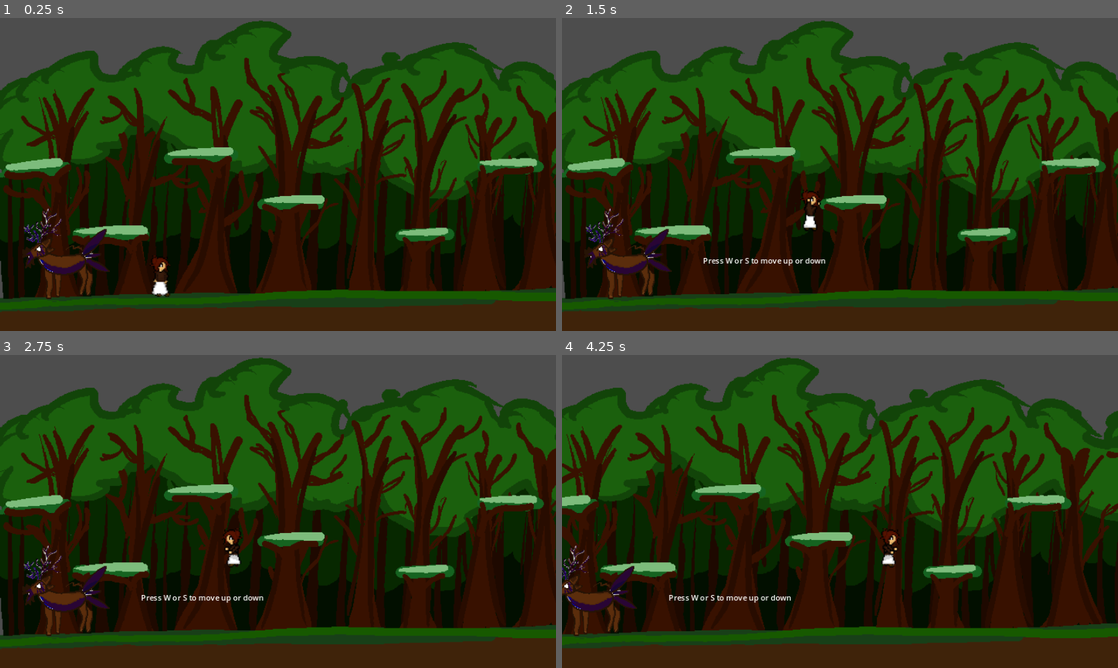
Above: before the commit, frames 1-4 (two rows, left to right).
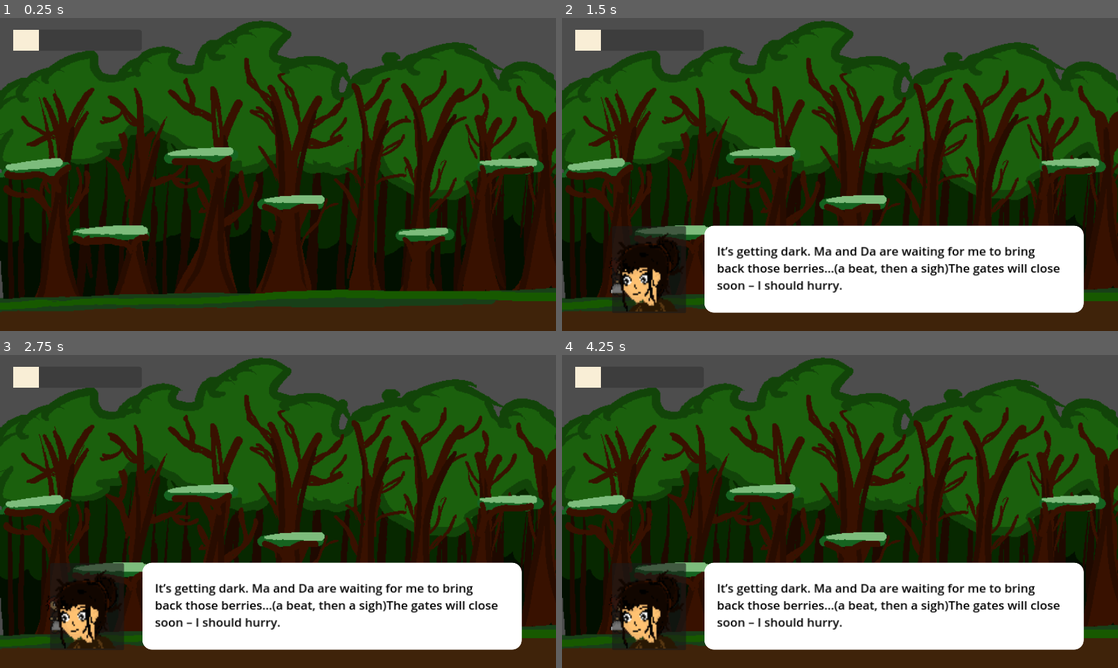
Above: after the commit, the same moments.

Repository: steve8D/Team12GameDev
Game: Godot game, scene res://assets/scenes/prologue.tscn
Same seed, same stepped clock (60 frames per second), same inputs: the game is played once before the commit and once after it.
Inputs:
- Up to frame 1 (0.25 s): no input
- Up to frame 2 (1.5 s): tap Enter at 0.5 s; hold E (pick_up_item, bound only after the commit) 0.53-1.28 s; hold D (move_right) from 0.53 s (still down); tap W (jump_up) at 0.77, 1.25 s; tap 1 (use_slot1, bound only after the commit) at 0.8, 1.35 s
- Up to frame 3 (2.75 s): tap W (jump_up) at 1.52, 2 s; tap 2 (use_slot2, bound only after the commit) at 1.55, 2.1 s; release D (move_right) at 2.03 s; hold A (move_left) from 2.03 s (still down); tap 3 (use_slot3, bound only after the commit) at 2.3 s
- Up to frame 4 (4.25 s): tap W (jump_up) at 2.75, 3.02, 3.5, 3.77 s; release A (move_left) at 2.78 s; hold D (move_right) from 2.78 s (still down); tap 3 (use_slot3, bound only after the commit) at 2.85 s; tap 4 (use_slot4, bound only after the commit) at 3.05, 3.6 s; hold E (pick_up_item, bound only after the commit) from 3.53 s (still down)

The runs differ from the first frame. In frame 1, 1.9% of the frame differs, in the area x 2-31%, y 3-90%; in frame 2, 22%; in frame 3, 22%; in frame 4, 61%, in the area x 0-100%, y 0-95%.

Commit message:
Inventory demo showcase (#6)
* Rebased current bracnh to main

* pushing commit

* Completed inventory_demo scene to show how inventory is implemented in the game

Diff:
--- a/assets/scenes/demos/dialogue/dialogue_demo.tscn
+++ b/assets/scenes/demos/dialogue/dialogue_demo.tscn
@@ -1,7 +1,7 @@
 [gd_scene load_steps=8 format=3 uid="uid://bu36u7heeikt1"]
 
 [ext_resource type="PackedScene" uid="uid://civnl8y32q1la" path="res://assets/scenes/gameplay/dialogue-box.tscn" id="1_ieblf"]
-[ext_resource type="Script" path="res://scenes/demos/dialogue/player.gd" id="2_32wso"]
+[ext_resource type="Script" path="res://assets/scenes/demos/dialogue/player.gd" id="2_32wso"]
 [ext_resource type="LabelSettings" uid="uid://b8jccqmt5m22p" path="res://assets/scenes/demos/dialogue/text-font-example.tres" id="4_70lgp"]
 [ext_resource type="LabelSettings" uid="uid://cn1kj6c4x1gfw" path="res://assets/scenes/demos/dialogue/text-font-example2.tres" id="5_vb8j4"]
 
--- /dev/null
+++ b/assets/scenes/demos/inventory/example_item.tscn
@@ -0,0 +1,27 @@
+[gd_scene load_steps=4 format=3 uid="uid://ckcjrr7wrj4hw"]
+
+[ext_resource type="Script" path="res://assets/scenes/demos/inventory/item.gd" id="1_dkxry"]
+[ext_resource type="Texture2D" uid="uid://dvjlwl6nr8k4b" path="res://assets/scenes/demos/inventory/Item__29.png" id="1_gmoum"]
+
+[sub_resource type="CapsuleShape2D" id="CapsuleShape2D_n8eci"]
+height = 48.1705
+
+[node name="Area2D" type="Area2D"]
+disable_mode = 1
+script = ExtResource("1_dkxry")
+
+[node name="CollisionShape2D" type="CollisionShape2D" parent="."]
+position = Vector2(29, 1)
+rotation = -0.56776
+shape = SubResource("CapsuleShape2D_n8eci")
+
+[node name="TextureRect" type="TextureRect" parent="."]
+z_index = -1
+offset_left = 10.0
+offset_top = -17.0
+offset_right = 50.0
+offset_bottom = 23.0
+texture = ExtResource("1_gmoum")
+
+[connection signal="body_entered" from="." to="." method="_on_body_entered"]
+[connection signal="body_exited" from="." to="." method="_on_body_exited"]
--- /dev/null
+++ b/assets/scenes/demos/inventory/inventory_demo.tscn
@@ -0,0 +1,58 @@
+[gd_scene load_steps=6 format=3 uid="uid://d2ef1t13ehhvo"]
+
+[ext_resource type="PackedScene" uid="uid://ch7xo0dpl8e8x" path="res://assets/scenes/gameplay/prologue_background.tscn" id="1_m8d0f"]
+[ext_resource type="PackedScene" uid="uid://bhe8p5ocxdjso" path="res://assets/scenes/gameplay/inventory.tscn" id="2_q3mkv"]
+[ext_resource type="PackedScene" uid="uid://bdpbh55ppipts" path="res://assets/scenes/gameplay/stamina_bar.tscn" id="2_u485a"]
+[ext_resource type="PackedScene" uid="uid://bsrxicjxex5nc" path="res://assets/scenes/gameplay/player.tscn" id="3_ulbts"]
+[ext_resource type="PackedScene" uid="uid://ckcjrr7wrj4hw" path="res://assets/scenes/demos/inventory/example_item.tscn" id="4_6qhy1"]
+
+[node name="inventory" type="Node2D"]
+
+[node name="ParallaxBackground" parent="." instance=ExtResource("1_m8d0f")]
+
+[node name="CanvasLayer" type="CanvasLayer" parent="."]
+
+[node name="StaminaBar" parent="CanvasLayer" instance=ExtResource("2_u485a")]
+
+[node name="Inventory HUD" parent="CanvasLayer" instance=ExtResource("2_q3mkv")]
+offset_left = -1162.0
+offset_top = 7.0
+offset_right = -1162.0
+
+[node name="player" parent="." instance=ExtResource("3_ulbts")]
+position = Vector2(-1.00012, 541)
+collision_layer = 3
+
+[node name="Item" parent="." instance=ExtResource("4_6qhy1")]
+position = Vector2(205, 554)
+itemName = "Mana Potion"
+
+[node name="Item2" parent="." instance=ExtResource("4_6qhy1")]
+position = Vector2(145, 550)
+itemName = "Mana Potion"
+
+[node name="Item3" parent="." instance=ExtResource("4_6qhy1")]
+position = Vector2(258, 556)
+itemName = "Mana Potion"
+
+[node name="Item4" parent="." instance=ExtResource("4_6qhy1")]
+position = Vector2(306, 554)
+itemName = "Mana Potion"
+
+[node name="Item5" parent="." instance=ExtResource("4_6qhy1")]
+position = Vector2(358, 551)
+itemName = "Mana Potion"
+
+[connection signal="itemConsumed" from="CanvasLayer/Inventory HUD" to="player" method="_on_inventory_hud_item_consumed"]
+[connection signal="itemPickedUp" from="CanvasLayer/Inventory HUD" to="Item" method="_on_inventory_hud_item_picked_up"]
+[connection signal="itemPickedUp" from="CanvasLayer/Inventory HUD" to="Item2" method="_on_inventory_hud_item_picked_up"]
+[connection signal="itemPickedUp" from="CanvasLayer/Inventory HUD" to="Item3" method="_on_inventory_hud_item_picked_up"]
+[connection signal="itemPickedUp" from="CanvasLayer/Inventory HUD" to="Item4" method="_on_inventory_hud_item_picked_up"]
+[connection signal="itemPickedUp" from="CanvasLayer/Inventory HUD" to="Item5" method="_on_inventory_hud_item_picked_up"]
+[connection signal="playerStaminaIncreased" from="player" to="CanvasLayer/Inventory HUD" method="_on_player_player_stamina_increased"]
+[connection signal="staminaValue" from="player" to="CanvasLayer/StaminaBar" method="updateStaminaUI"]
+[connection signal="itemPickedUp" from="Item" to="CanvasLayer/Inventory HUD" method="_on_item_item_picked_up"]
+[connection signal="itemPickedUp" from="Item2" to="CanvasLayer/Inventory HUD" method="_on_item_item_picked_up"]
+[connection signal="itemPickedUp" from="Item3" to="CanvasLayer/Inventory HUD" method="_on_item_item_picked_up"]
+[connection signal="itemPickedUp" from="Item4" to="CanvasLayer/Inventory HUD" method="_on_item_item_picked_up"]
+[connection signal="itemPickedUp" from="Item5" to="CanvasLayer/Inventory HUD" method="_on_item_item_picked_up"]
--- /dev/null
+++ b/assets/scenes/demos/inventory/item.gd
@@ -0,0 +1,18 @@
+extends Area2D
+
+signal itemPickedUp(itemName)
+
+@export var itemName = ""
+var itemIsInRange = false
+
+func _process(delta):
+	if Input.is_action_pressed("pick_up_item") and itemIsInRange and is_visible():
+		itemPickedUp.emit(itemName)
+		# handle what happens when inventory is full in the future
+		hide()
+
+func _on_body_entered(body):
+	itemIsInRange = true
+
+func _on_body_exited(body):
+	itemIsInRange = false
--- /dev/null
+++ b/assets/scenes/gameplay/inventory.tscn
@@ -0,0 +1,120 @@
+[gd_scene load_steps=5 format=3 uid="uid://bhe8p5ocxdjso"]
+
+[ext_resource type="Script" path="res://scripts/gameplay/inventory.gd" id="1_hpeuj"]
+[ext_resource type="Texture2D" uid="uid://dvjlwl6nr8k4b" path="res://assets/scenes/demos/inventory/Item__29.png" id="2_h57y1"]
+
+[sub_resource type="StyleBoxFlat" id="StyleBoxFlat_xw70v"]
+corner_radius_top_left = 40
+corner_radius_top_right = 10
+corner_radius_bottom_right = 10
+corner_radius_bottom_left = 40
+
+[sub_resource type="StyleBoxFlat" id="StyleBoxFlat_02dyx"]
+bg_color = Color(1, 0.231373, 0.686275, 1)
+corner_radius_top_left = 20
+corner_radius_top_right = 20
+corner_radius_bottom_right = 20
+corner_radius_bottom_left = 20
+corner_detail = 20
+
+[node name="Control" type="Control"]
+layout_mode = 3
+anchors_preset = 1
+anchor_left = 1.0
+anchor_right = 1.0
+offset_left = -1160.0
+offset_top = 1.0
+offset_right = -1160.0
+offset_bottom = 1.0
+grow_horizontal = 0
+script = ExtResource("1_hpeuj")
+
+[node name="Slot1" type="Panel" parent="."]
+layout_mode = 0
+offset_left = 1000.0
+offset_top = 61.0
+offset_right = 1052.0
+offset_bottom = 114.0
+theme_override_styles/panel = SubResource("StyleBoxFlat_xw70v")
+
+[node name="InventoryIcon" type="TextureRect" parent="Slot1"]
+visible = false
+layout_mode = 0
+offset_left = 9.0
+offset_top = 8.0
+offset_right = 46.0
+offset_bottom = 45.0
+texture = ExtResource("2_h57y1")
+
+[node name="Slot2" type="Panel" parent="."]
+layout_mode = 0
+offset_left = 1102.0
+offset_top = 13.0
+offset_right = 1154.0
+offset_bottom = 66.0
+rotation = 1.5708
+theme_override_styles/panel = SubResource("StyleBoxFlat_xw70v")
+
+[node name="InventoryIcon" type="TextureRect" parent="Slot2"]
+visible = false
+layout_mode = 0
+offset_left = 6.00018
+offset_top = 45.0
+offset_right = 46.0002
+offset_bottom = 85.0
+rotation = 4.71239
+texture = ExtResource("2_h57y1")
+
+[node name="Slot3" type="Panel" parent="."]
+layout_mode = 0
+offset_left = 1151.0
+offset_top = 114.0
+offset_right = 1203.0
+offset_bottom = 167.0
+rotation = -3.14159
+theme_override_styles/panel = SubResource("StyleBoxFlat_xw70v")
+
+[node name="InventoryIcon" type="TextureRect" parent="Slot3"]
+visible = false
+layout_mode = 0
+offset_left = 45.0
+offset_top = 45.9999
+offset_right = 82.0
+offset_bottom = 82.9999
+rotation = 3.14159
+texture = ExtResource("2_h57y1")
+
+[node name="Slot4" type="Panel" parent="."]
+layout_mode = 0
+offset_left = 1049.0
+offset_top = 164.0
+offset_right = 1101.0
+offset_bottom = 217.0
+rotation = -1.5708
+theme_override_styles/panel = SubResource("StyleBoxFlat_xw70v")
+
+[node name="InventoryIcon" type="TextureRect" parent="Slot4"]
+visible = false
+layout_mode = 0
+offset_left = 48.0
+offset_top = 6.00012
+offset_right = 88.0
+offset_bottom = 46.0001
+rotation = -4.71239
+texture = ExtResource("2_h57y1")
+
+[node name="CenterSlot" type="Panel" parent="."]
+layout_mode = 0
+offset_left = 1048.0
+offset_top = 59.0
+offset_right = 1103.0
+offset_bottom = 115.0
+theme_override_styles/panel = SubResource("StyleBoxFlat_02dyx")
+
+[node name="TextureRect4" type="TextureRect" parent="CenterSlot"]
+visible = false
+layout_mode = 0
+offset_left = -1048.0
+offset_top = -59.0
+offset_right = -1008.0
+offset_bottom = -19.0
--- /dev/null
+++ b/assets/scenes/gameplay/player.tscn
@@ -0,0 +1,31 @@
+[gd_scene load_steps=4 format=3 uid="uid://bsrxicjxex5nc"]
+
+[ext_resource type="Script" path="res://scripts/gameplay/player_movement.gd" id="1_mp6qg"]
+[ext_resource type="SpriteFrames" uid="uid://mscqk7s1lcso" path="res://assets/sprites/player/farren.tres" id="2_unfgm"]
+
+[sub_resource type="RectangleShape2D" id="RectangleShape2D_vwcwx"]
+size = Vector2(4.59339, 0.855126)
+
+[node name="player" type="CharacterBody2D"]
+position = Vector2(-757, 551)
+scale = Vector2(0.994953, 0.950902)
+collision_layer = 2
+collision_mask = 3
+script = ExtResource("1_mp6qg")
+
+[node name="CollisionShape2D" type="CollisionShape2D" parent="."]
+position = Vector2(75.3805, 31.549)
+scale = Vector2(10.0652, 13.5797)
+shape = SubResource("RectangleShape2D_vwcwx")
+
+[node name="Camera2D" type="Camera2D" parent="."]
+position = Vector2(-28.1418, -56.7882)
+limit_left = 0
+limit_right = 1700
+limit_bottom = 650
+editor_draw_limits = true
+
+[node name="AnimatedSprite2D" type="AnimatedSprite2D" parent="."]
+position = Vector2(75.3804, -8.41309)
+scale = Vector2(2.50136, 2.50136)
+sprite_frames = ExtResource("2_unfgm")
--- /dev/null
+++ b/assets/scenes/gameplay/stamina_bar.tscn
@@ -0,0 +1,16 @@
+[gd_scene load_steps=3 format=3 uid="uid://bdpbh55ppipts"]
+
+[ext_resource type="Script" path="res://scripts/gameplay/StaminaBar.gd" id="1_opfyv"]
+
+[sub_resource type="StyleBoxFlat" id="StyleBoxFlat_fmg0r"]
+bg_color = Color(0.976471, 0.933333, 0.839216, 1)
+
+[node name="StaminaBar" type="ProgressBar"]
+offset_left = 27.0
+offset_top = 24.0
+offset_right = 294.0
+offset_bottom = 68.0
+theme_override_styles/fill = SubResource("StyleBoxFlat_fmg0r")
+value = 20.0
+show_percentage = false
+script = ExtResource("1_opfyv")
--- a/assets/scenes/prologue.tscn
+++ b/assets/scenes/prologue.tscn
@@ -8,7 +8,8 @@
 [ext_resource type="SpriteFrames" uid="uid://mscqk7s1lcso" path="res://assets/sprites/player/farren.tres" id="4_6rubt"]
 [ext_resource type="Script" path="res://scripts/scene/TooltipLabel.gd" id="5_0jfxi"]
 [ext_resource type="PackedScene" uid="uid://civnl8y32q1la" path="res://assets/scenes/gameplay/dialogue-box.tscn" id="5_hu444"]
-[ext_resource type="Script" path="res://scripts/gameplay/StaminaBar.gd" id="6_pyji4"]
+[ext_resource type="PackedScene" uid="uid://bdpbh55ppipts" path="res://assets/scenes/gameplay/stamina_bar.tscn" id="9_3ppvt"]
+[ext_resource type="PackedScene" uid="uid://bhe8p5ocxdjso" path="res://assets/scenes/gameplay/inventory.tscn" id="10_ogjhq"]
 
 [sub_resource type="AnimationLibrary" id="AnimationLibrary_epvd2"]
 _data = {
@@ -22,23 +23,22 @@
 [sub_resource type="RectangleShape2D" id="RectangleShape2D_31fx1"]
 size = Vector2(150.75, 143)
 
-[sub_resource type="StyleBoxFlat" id="StyleBoxFlat_fmg0r"]
-bg_color = Color(0.976471, 0.933333, 0.839216, 1)
-
 [node name="Game" type="Node2D"]
 position = Vector2(444, -2)
 
 [node name="Background" parent="." instance=ExtResource("1_0mlr8")]
 
 [node name="AnimationPlayer" type="AnimationPlayer" parent="."]
+autoplay = "frame1"
 libraries = {
 "": SubResource("AnimationLibrary_epvd2")
 }
 
 [node name="Corrupted Beast" parent="." instance=ExtResource("2_b1q20")]
+position = Vector2(-602, 555)
 
 [node name="player" type="CharacterBody2D" parent="."]
-position = Vector2(-185, 544)
+position = Vector2(-402, 546)
 scale = Vector2(0.994953, 0.950902)
 collision_layer = 2
 collision_mask = 3
@@ -51,6 +51,7 @@
 
 [node name="Camera2D" type="Camera2D" parent="player"]
 position = Vector2(-28.1418, -56.7882)
+offset = Vector2(-2.35703e-11, 0)
 limit_left = 0
 limit_right = 1700
 limit_bottom = 650
@@ -91,28 +92,23 @@
 visible = false
 
 [node name="Player Hud" type="CanvasLayer" parent="."]
-visible = false
 
-[node name="StaminaBar" type="ProgressBar" parent="Player Hud"]
-offset_left = 27.0
-offset_top = 24.0
-offset_right = 294.0
-offset_bottom = 68.0
-theme_override_styles/fill = SubResource("StyleBoxFlat_fmg0r")
-value = 20.0
-show_percentage = false
-script = ExtResource("6_pyji4")
+[node name="StaminaBar" parent="Player Hud" instance=ExtResource("9_3ppvt")]
 
 [node name="Quest" type="Label" parent="Player Hud"]
 visible = false
-offset_left = 938.0
-offset_top = 22.0
-offset_right = 1209.0
-offset_bottom = 62.0
+offset_left = 27.0
+offset_top = 95.0
+offset_right = 309.0
+offset_bottom = 147.0
 text = "Get outta there!
 QUEST TARGET: REACH THE VILLAGE!
 "
-horizontal_alignment = 2
 vertical_alignment = 1
 
+[node name="Inventory" parent="Player Hud" instance=ExtResource("10_ogjhq")]
+offset_left = -10.0
+offset_right = 30.0
+
 [connection signal="body_entered" from="ToolTip2 Collider Area" to="ToolTip2 Collider Area/Tooltip2" method="_on_area_2d_body_entered"]
+[connection signal="itemConsumed" from="Player Hud/Inventory" to="player" method="_on_inventory_hud_item_consumed"]
--- a/project.godot
+++ b/project.godot
@@ -17,7 +17,7 @@
 
 [display]
 
-window/size/mode=2
+window/size/resizable=false
 window/stretch/mode="canvas_items"
 window/stretch/aspect="expand"
 
@@ -52,8 +52,33 @@
 "events": [Object(InputEventKey,"resource_local_to_scene":false,"resource_name":"","device":0,"window_id":0,"alt_presse …(181 unchanged characters)…
 ]
 }
+pick_up_item={
+"deadzone": 0.5,
+"events": [Object(InputEventKey,"resource_local_to_scene":false,"resource_name":"","device":-1,"window_id":0,"alt_pressed":false,"shift_pressed":false,"ctrl_pressed":false,"meta_pressed":false,"pressed":false,"keycode":0,"physical_keycode":69,"key_label":0,"unicode":101,"echo":false,"script":null)
+]
+}
 close_dialogue={
 "deadzone": 0.5,
 "events": [Object(InputEventKey,"resource_local_to_scene":false,"resource_name":"","device":0,"window_id":0,"alt_pressed":false,"shift_pressed":false,"ctrl_pressed":false,"meta_pressed":false,"pressed":false,"keycode":0,"physical_keycode":32,"key_label":0,"unicode":0,"echo":false,"script":null)
 ]
 }
+use_slot1={
+"deadzone": 0.5,
+"events": [Object(InputEventKey,"resource_local_to_scene":false,"resource_name":"","device":0,"window_id":0,"alt_pressed":false,"shift_pressed":false,"ctrl_pressed":false,"meta_pressed":false,"pressed":false,"keycode":0,"physical_keycode":49,"key_label":0,"unicode":0,"echo":false,"script":null)
+]
+}
+use_slot2={
+"deadzone": 0.5,
+"events": [Object(InputEventKey,"resource_local_to_scene":false,"resource_name":"","device":0,"window_id":0,"alt_pressed":false,"shift_pressed":false,"ctrl_pressed":false,"meta_pressed":false,"pressed":false,"keycode":0,"physical_keycode":50,"key_label":0,"unicode":0,"echo":false,"script":null)
+]
+}
+use_slot3={
+"deadzone": 0.5,
+"events": [Object(InputEventKey,"resource_local_to_scene":false,"resource_name":"","device":0,"window_id":0,"alt_pressed":false,"shift_pressed":false,"ctrl_pressed":false,"meta_pressed":false,"pressed":false,"keycode":0,"physical_keycode":51,"key_label":0,"unicode":0,"echo":false,"script":null)
+]
+}
+use_slot4={
+"deadzone": 0.5,
+"events": [Object(InputEventKey,"resource_local_to_scene":false,"resource_name":"","device":0,"window_id":0,"alt_pressed":false,"shift_pressed":false,"ctrl_pressed":false,"meta_pressed":false,"pressed":false,"keycode":0,"physical_keycode":52,"key_label":0,"unicode":0,"echo":false,"script":null)
+]
+}
--- /dev/null
+++ b/scripts/gameplay/ManaPotion.gd
@@ -0,0 +1,4 @@
+class_name ManaPotion
+
+static var staminaRecoverAmount = 20
+static var itemIconPath = "res://assets/scenes/demos/inventory/Item__29.png"
--- /dev/null
+++ b/scripts/gameplay/inventory.gd
@@ -0,0 +1,58 @@
+extends Control
+
+# The inventory Slots store the scripts of the item, see lookUpItemType()
+@onready var inventorySlots = {1: null, 2: null, 3: null, 4: null}
+var consuming_slot = 0
+signal itemPickedUp(item)
+signal itemConsumed(item)
+
+func _process(delta):
+	if Input.is_action_just_pressed("use_slot1"):
+		if inventorySlots[1] != null:
+			consuming_slot = 1
+			itemConsumed.emit(inventorySlots[1])
+	elif Input.is_action_just_pressed("use_slot2"):
+		if inventorySlots[2] != null:
+			consuming_slot = 2
+			itemConsumed.emit(inventorySlots[2])
+	elif Input.is_action_just_pressed("use_slot3"):
+		if inventorySlots[3] != null:
+			consuming_slot = 3
+			itemConsumed.emit(inventorySlots[3])
+	elif Input.is_action_just_pressed("use_slot4"):
+		if inventorySlots[4] != null:
+			consuming_slot = 4
+			itemConsumed.emit(inventorySlots[4])
+
+func isInventoryFull():
+	for i in inventorySlots:
+		if inventorySlots[i] == null:
+			return i
+	return 0
+
+func lookUpItemType(itemName):
+	var info
+	# this function will grow as we add more item, consider adding a class to handle this
+	if itemName == "Mana Potion":
+		info = load("res://scripts/gameplay/ManaPotion.gd")
+	return info
+
+func addItemToInventory(slot, item):
+	inventorySlots[slot] = item
+	var slotPath = "Slot%s/InventoryIcon" % slot
+	var icon = get_node(slotPath)
+	icon.visible = true
+	icon.texture = load(item.itemIconPath)
+
+func _on_item_item_picked_up(itemName):
+	var availableSlot = isInventoryFull()
+	if availableSlot != 0:
+		var item = lookUpItemType(itemName)
+		addItemToInventory(availableSlot, item)
+
+
+func _on_player_player_stamina_increased():
+	inventorySlots[consuming_slot] = null
+	var slotPath = "Slot%s/InventoryIcon" %consuming_slot
+	var icon = get_node(slotPath)
+	icon.visible = false
--- /dev/null
+++ b/scripts/gameplay/playerStatsManager.gd
@@ -0,0 +1,11 @@
+extends Node
+
+
+# Called when the node enters the scene tree for the first time.
+func _ready():
+	pass # Replace with function body.
+
+
+# Called every frame. 'delta' is the elapsed time since the previous frame.
+func _process(delta):
+	pass
--- a/scripts/gameplay/player_movement.gd
+++ b/scripts/gameplay/player_movement.gd
@@ -12,12 +12,14 @@
 const RUNNING_STAMINA_COST = 50
 const STAMINA_RECOVERY_RATE = 20
 const JUMP_STAMINA_COST = 20
+const PLAYER_MAX_STAMINA = 100
 
 # File variables
 var stamina = 100
 var sprinting = false
 var state = MOVE_SET.STANDING
-signal staminaValue(value)
+signal staminaValue(value) # connects to StaminaBar HUD
+signal playerStaminaIncreased() # connects to Inventory HUD
 var gravity = ProjectSettings.get_setting("physics/2d/default_gravity")
 @onready var _animation_player = $AnimatedSprite2D
 
@@ -95,3 +97,8 @@
 		_animation_player.play("jumping")
 	else:
 		_animation_player.play("default")
+
+func _on_inventory_hud_item_consumed(item):
+	if stamina + item.staminaRecoverAmount <= PLAYER_MAX_STAMINA:
+		playerStaminaIncreased.emit()
+		stamina += item.staminaRecoverAmount
Binary file added: assets/scenes/demos/inventory/Item__29.png
Not shown, added: assets/scenes/demos/inventory/Item__29.png.import
Not shown, added: assets/sprites/beasts/corrupted beast v2.png.import
Not shown, added: assets/sprites/village/blacksmith.png.import
Not shown, added: assets/sprites/village/doctor.png.import
Not shown, added: assets/sprites/village/ma.png.import
Not shown, added: assets/sprites/village/mentor.png.import
Not shown, added: assets/world/earth/background_middle_forest.png.import
Not shown, added: assets/world/earth/grass_grasslands.png.import
Not shown, added: assets/world/earth/grass_middle_forest.png.import
Not shown, added: assets/world/earth/ground.png.import
Not shown, added: assets/world/earth/ground_middle_forest.png.import
(and 7 more such lines)
